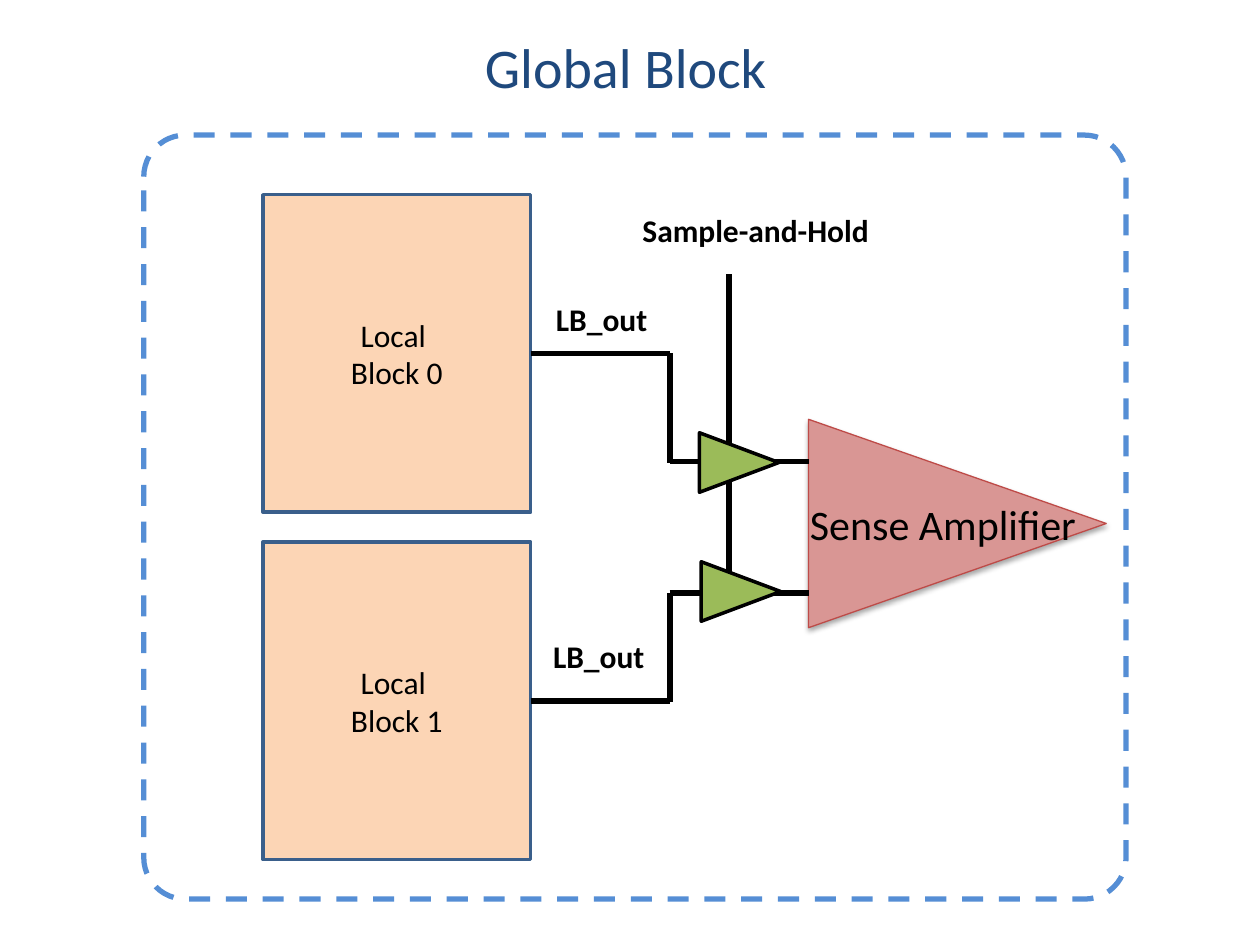
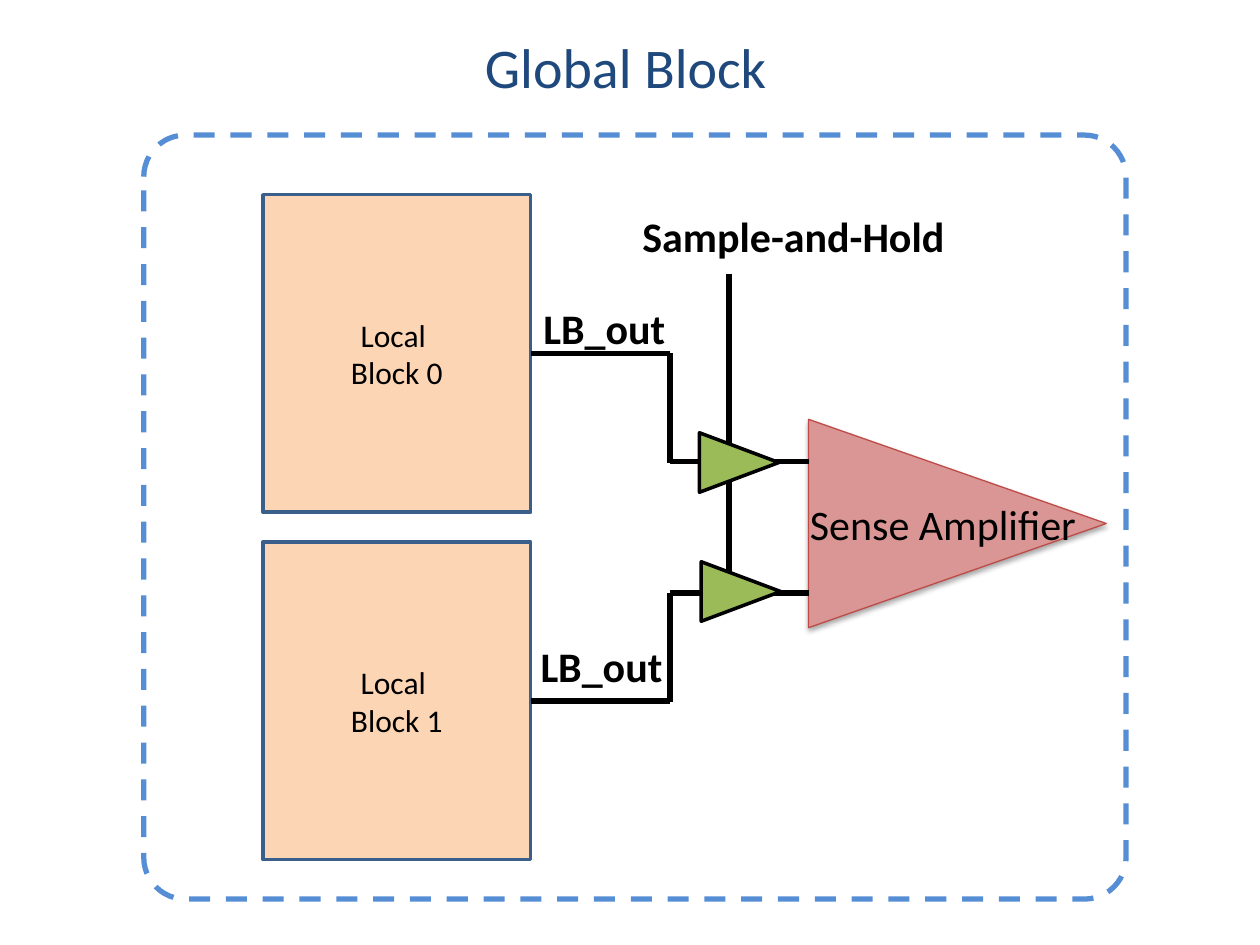
Before and after one commit to alexander-standaert/Thesis-Design-of-RRam, a slide deck: slide 6 of Thesis/fig/figure presentation.pptx. Drawn at 1260x945 pixels with LibreOffice and Linux fonts; fonts in the diff are those of the drawing. Boxes give left, top, right and bottom in pixels: in the first picture for what was removed or moved away, otherwise in the second. Text is boxed around its words. In the diff, an @@ line names an element or a change of style, - is before the commit and + after.

```diff
--- a/Thesis/fig/figure presentation.pptx
+++ b/Thesis/fig/figure presentation.pptx
@@ size 18 to 24 pt in 3 elements at (543, 316, 665, 355), (541, 654, 663, 688), (642, 222, 944, 259) @@
@@ text "LB_out": place and size @@
-text "LB_out" at (556, 310, 647, 336)
+text "LB_out" at (543, 316, 665, 355)
@@ text "LB_out": place and size @@
-text "LB_out" at (553, 647, 644, 673)
+text "LB_out" at (541, 654, 663, 688)
```
Also in this commit, not shown: 4 other slides changed, 1 slide added, 11 other files.
